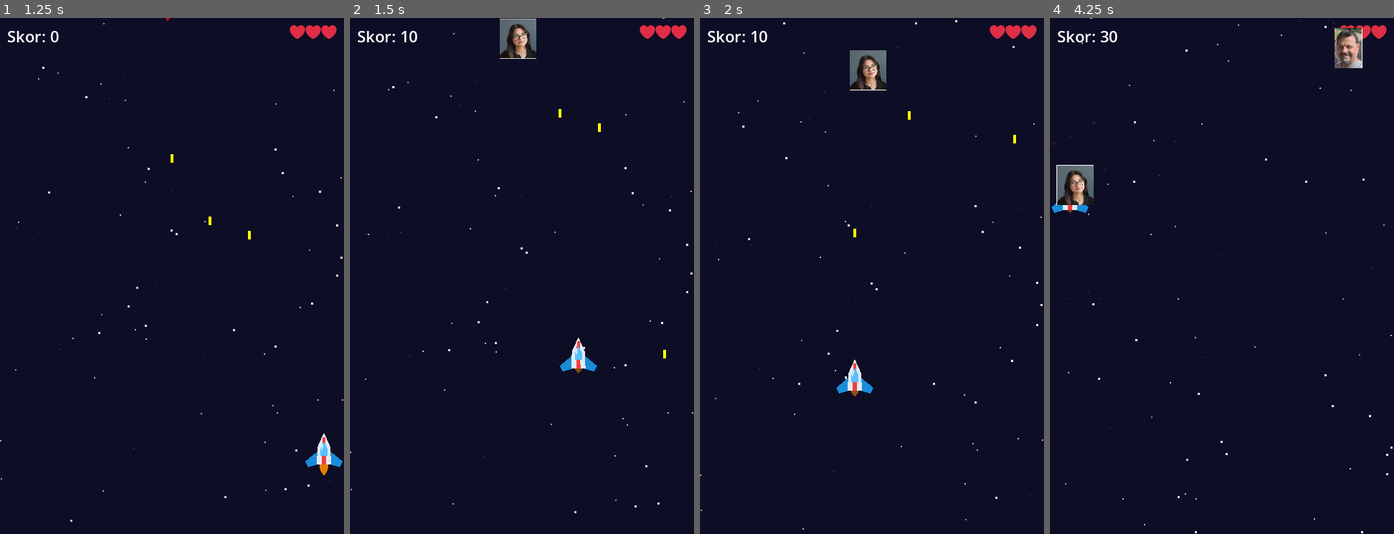
Above: before the commit, frames 1-4 (left to right).
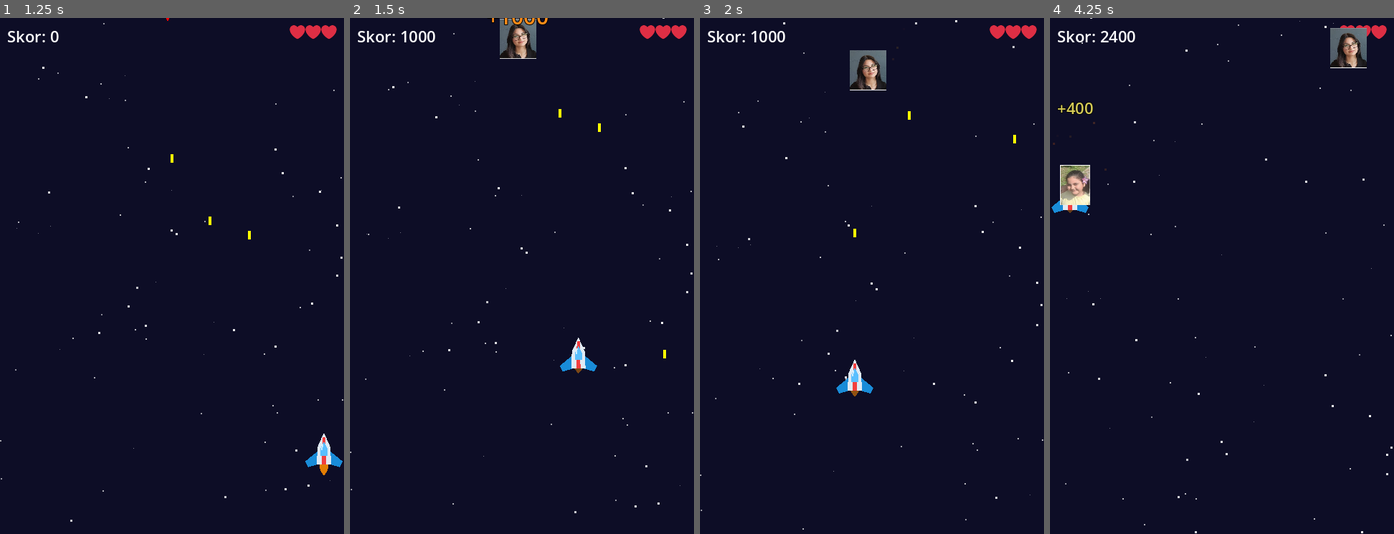
Above: after the commit, the same moments.

Repository: RmznBDY/uzay-atis-oyunu
Game: Godot game, scene res://main.tscn
Same seed, same stepped clock (60 frames per second), same inputs: the game is played once before the commit and once after it.
Inputs (mouse positions are in pixels of both pictures, inside the frame that each line leads up to):
- Up to frame 1 (1.25 s): tap Enter (ui_accept) at 0.5, 0.77 s; move the mouse to (247, 250) at 0.52 s; hold Right (ui_right) from 0.53 s (still down); click (247, 250) at 0.67 s
- Up to frame 2 (1.5 s): release Right (ui_right) at 1.25 s; drag from (453, 301) to (504, 379) at 1.27 s
- Up to frame 3 (2 s): no input
- Up to frame 4 (4.25 s): move the mouse to (1256, 162) at 2.02 s; hold Right (ui_right) 2.03-2.75 s; drag from (1204, 379) to (1118, 198) at 2.77 s; move the mouse to (1325, 353) at 3.52 s; hold Left (ui_left) from 3.53 s (still down); tap Enter (ui_accept) at 3.77 s

Frame 1 is identical in both runs. In frame 2, 0.2% of the frame differs, in the area x 20-58%, y 0-5%; in frame 3, less than 0.1%; in frame 4, 1.7%, in the area x 1-93%, y 1-37%.

Commit message:
Puan sistemi: foto basina puan + Adsiz5 2x sik gorunur + skor popup

Diff:
--- a/main.gd
+++ b/main.gd
@@ -21,6 +21,17 @@
 const TOUCH_FOLLOW_SPEED = 800.0
 const PHOTO_DIR = "res://foto"
 const PHOTO_DISPLAY_SIZE = 56.0
+const DEFAULT_ENEMY_SCORE = 10
+const PHOTO_SCORES = {
+	"Adsız.png": 100,
+	"Adsız2.png": 250,
+	"Adsız3.png": 400,
+	"Adsız4.png": 400,
+	"Adsız5.png": 1000,
+}
+const PHOTO_WEIGHTS = {
+	"Adsız5.png": 2,
+}
 const PLAYER_MIN_Y = 220.0
 const PLAYER_MAX_Y = SCREEN_HEIGHT - 30.0
 
@@ -42,7 +53,7 @@
 var touch_x: float = 0.0
 var touch_y: float = 0.0
 var autofire_timer: float = 0.0
-var photo_textures: Array[Texture2D] = []
+var photos: Array = []
 
 
 func _ready() -> void:
@@ -181,10 +192,11 @@
 
 		if enemy_hit:
 			_spawn_explosion(enemy.position, Color(1.0, 0.5, 0.0))
-			_spawn_animal(enemy.position)
+			var earned: int = _spawn_animal(enemy.position)
+			_spawn_score_popup(enemy.position, earned)
 			enemy.queue_free()
 			enemies.remove_at(i)
-			score += 10
+			score += earned
 			score_label.text = "Skor: %d" % score
 			continue
 
@@ -323,15 +335,22 @@
 				if ResourceLoader.exists(path):
 					var tex: Texture2D = load(path)
 					if tex != null:
-						photo_textures.append(tex)
+						var score_value: int = PHOTO_SCORES.get(canonical, DEFAULT_ENEMY_SCORE)
+						var weight: int = PHOTO_WEIGHTS.get(canonical, 1)
+						var entry := {"texture": tex, "score": score_value, "name": canonical}
+						for _w in range(weight):
+							photos.append(entry)
 		name = dir.get_next()
 	dir.list_dir_end()
 
 
-func _spawn_animal(pos: Vector2) -> void:
+func _spawn_animal(pos: Vector2) -> int:
 	var trophy: Node2D
-	if photo_textures.size() > 0:
-		trophy = _make_photo_trophy()
+	var earned := DEFAULT_ENEMY_SCORE
+	if photos.size() > 0:
+		var picked: Dictionary = photos[randi() % photos.size()]
+		trophy = _make_photo_trophy(picked["texture"])
+		earned = picked["score"]
 	else:
 		trophy = _make_emoji_trophy()
 	trophy.position = pos
@@ -342,6 +361,7 @@
 	tween.tween_property(trophy, "position:y", trophy.position.y + ANIMAL_FALL_DISTANCE, ANIMAL_LIFETIME)
 	tween.tween_property(trophy, "modulate:a", 0.0, ANIMAL_LIFETIME).set_delay(ANIMAL_LIFETIME * 0.4)
 	tween.chain().tween_callback(trophy.queue_free)
+	return earned
 
 
 func _make_emoji_trophy() -> Node2D:
@@ -358,14 +378,34 @@
 	return holder
 
 
-func _make_photo_trophy() -> Node2D:
+func _make_photo_trophy(tex: Texture2D) -> Node2D:
 	var sprite := Sprite2D.new()
-	sprite.texture = photo_textures[randi() % photo_textures.size()]
-	var tex_size := sprite.texture.get_size()
+	sprite.texture = tex
+	var tex_size := tex.get_size()
 	var max_dim: float = max(tex_size.x, tex_size.y)
 	var fit_scale: float = PHOTO_DISPLAY_SIZE / max_dim
 	sprite.scale = Vector2(fit_scale, fit_scale)
 	return sprite
+
+
+func _spawn_score_popup(pos: Vector2, value: int) -> void:
+	var popup := Label.new()
+	popup.text = "+%d" % value
+	popup.add_theme_font_size_override("font_size", 22 if value < 500 else 30)
+	var col := Color(1.0, 0.95, 0.4) if value < 500 else Color(1.0, 0.55, 0.1)
+	popup.add_theme_color_override("font_color", col)
+	popup.add_theme_constant_override("outline_size", 4)
+	popup.add_theme_color_override("font_outline_color", Color.BLACK)
+	popup.size = Vector2(100, 30)
+	popup.horizontal_alignment = HORIZONTAL_ALIGNMENT_CENTER
+	popup.position = pos - Vector2(50, 50)
+	add_child(popup)
+
+	var tween := create_tween()
+	tween.set_parallel(true)
+	tween.tween_property(popup, "position:y", popup.position.y - 70.0, 1.0)
+	tween.tween_property(popup, "modulate:a", 0.0, 1.0).set_delay(0.3)
+	tween.chain().tween_callback(popup.queue_free)
 
 
 func _spawn_stars() -> void:
Not shown, changed: docs/index.html
Not shown, changed: docs/index.pck
